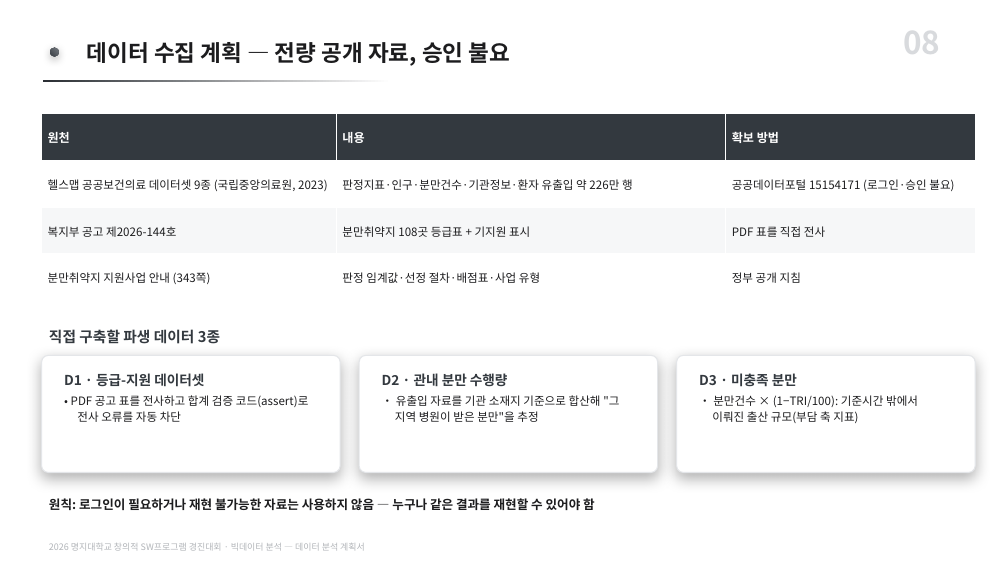
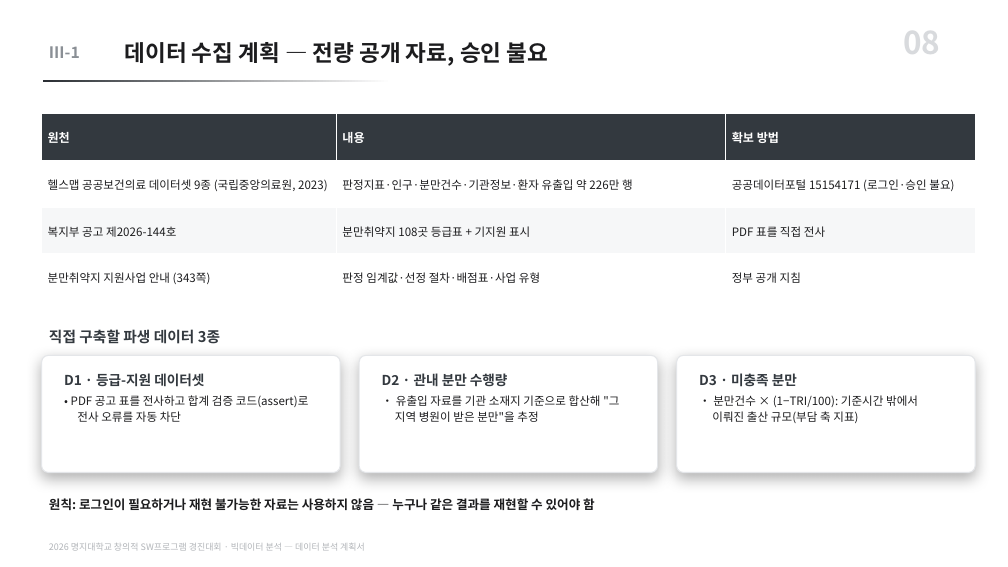
Before and after one commit to karvvan/maternity-care-policy-audit, a slide deck: slide 8 of 04_제출물/데이터분석_계획서.pptx. Drawn at 1008x567 pixels with LibreOffice and Linux fonts; fonts in the diff are those of the drawing. Boxes give left, top, right and bottom in pixels: in the first picture for what was removed or moved away, otherwise in the second. Text is boxed around its words. In the diff, an @@ line names an element or a change of style, - is before the commit and + after.

```diff
--- a/04_제출물/데이터분석_계획서.pptx
+++ b/04_제출물/데이터분석_계획서.pptx
@@ text "데이터 수집 계획 — 전량 ..." moved from (x1=87, y1=42, x2=510, y2=66) to (x1=125, y1=42, x2=548, y2=66) @@
@@ text added at (x1=49, y1=46, x2=80, y2=58), 15 pt, text #8A8F95, bold @@
+Ⅲ-1
@@ rounded rectangle removed at (x1=50, y1=48, x2=58, y2=56) @@
```
Also in this commit, not shown: 11 other slides changed, 5 other files.
